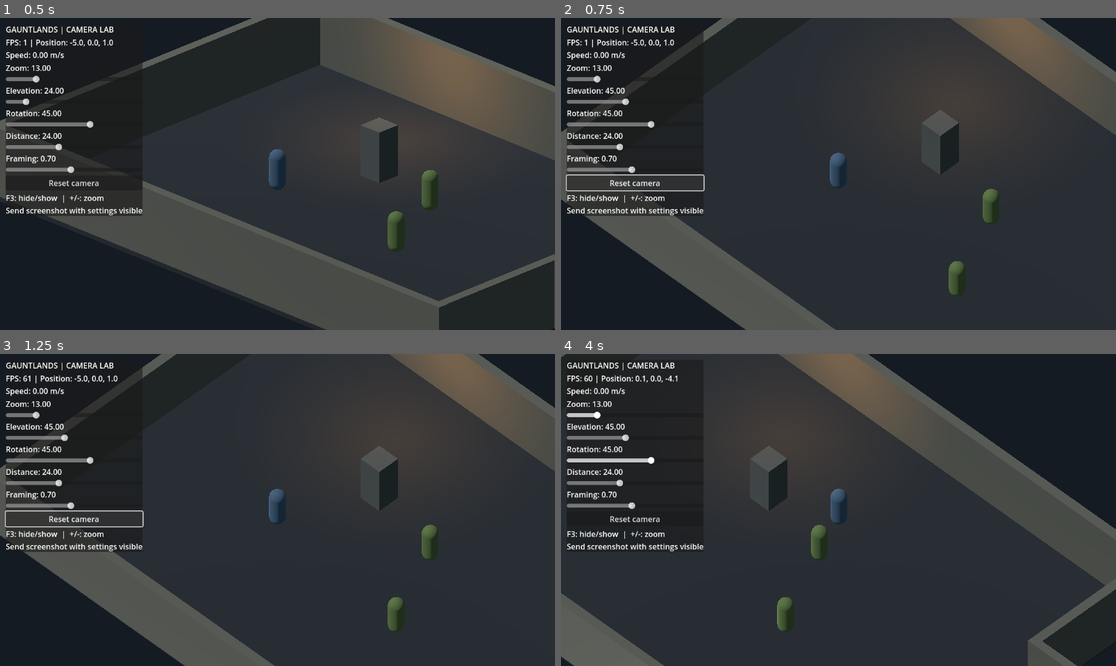
Above: before the commit, frames 1-4 (two rows, left to right).
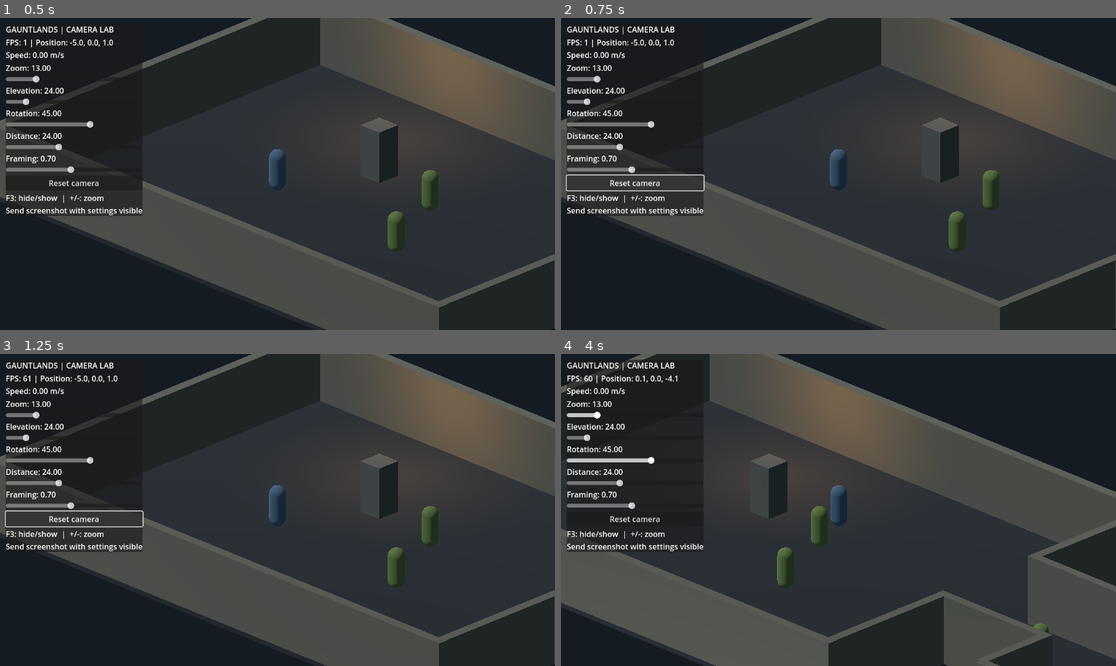
Above: after the commit, the same moments.

Repository: Jonty303/Project-Gauntlands
Game: Godot game, scene res://scenes/experiment_25d.tscn
Two runs of this game, one before a commit and one after it. Both use one fixed random seed, a clock stepped at 60 frames per second and the inputs below. This scene is started directly instead of the project's main scene.
Inputs (mouse positions are in pixels of both pictures, inside the frame that each line leads up to):
- Up to frame 1 (0.5 s): no input
- Up to frame 2 (0.75 s): click "Reset camera" at 0.5 s
- Up to frame 3 (1.25 s): no input
- Up to frame 4 (4 s): move the mouse to (960, 494) at 1.27 s; hold D (move_right) 1.28-2 s; tap E (target_next) at 1.35 s; click (960, 494) at 1.42 s; drag from (727, 525) to (810, 572) at 2.02 s; move the mouse to (894, 441) at 2.77 s; hold D (move_right) 2.78-3.5 s; tap Tab (weapon_toggle) at 2.85 s; drag from (810, 572) to (672, 463) at 3.52 s

Frame 1 is identical in both runs. In frame 2, 27% of the frame differs, in the area x 0-100%, y 0-100%; in frame 3, 27%; in frame 4, 31%.

Commit message:
Set 2.5D default camera elevation to 24 degrees

Diff:
--- a/scripts/debug_overlay_25d.gd
+++ b/scripts/debug_overlay_25d.gd
@@ -68,7 +68,7 @@
 
 func _reset() -> void:
     _set_value("size",13.0)
-    _set_value("camera_elevation",45.0)
+    _set_value("camera_elevation",24.0)
     _set_value("camera_yaw",45.0)
     _set_value("camera_distance",24.0)
     _set_value("camera_framing",0.7)
